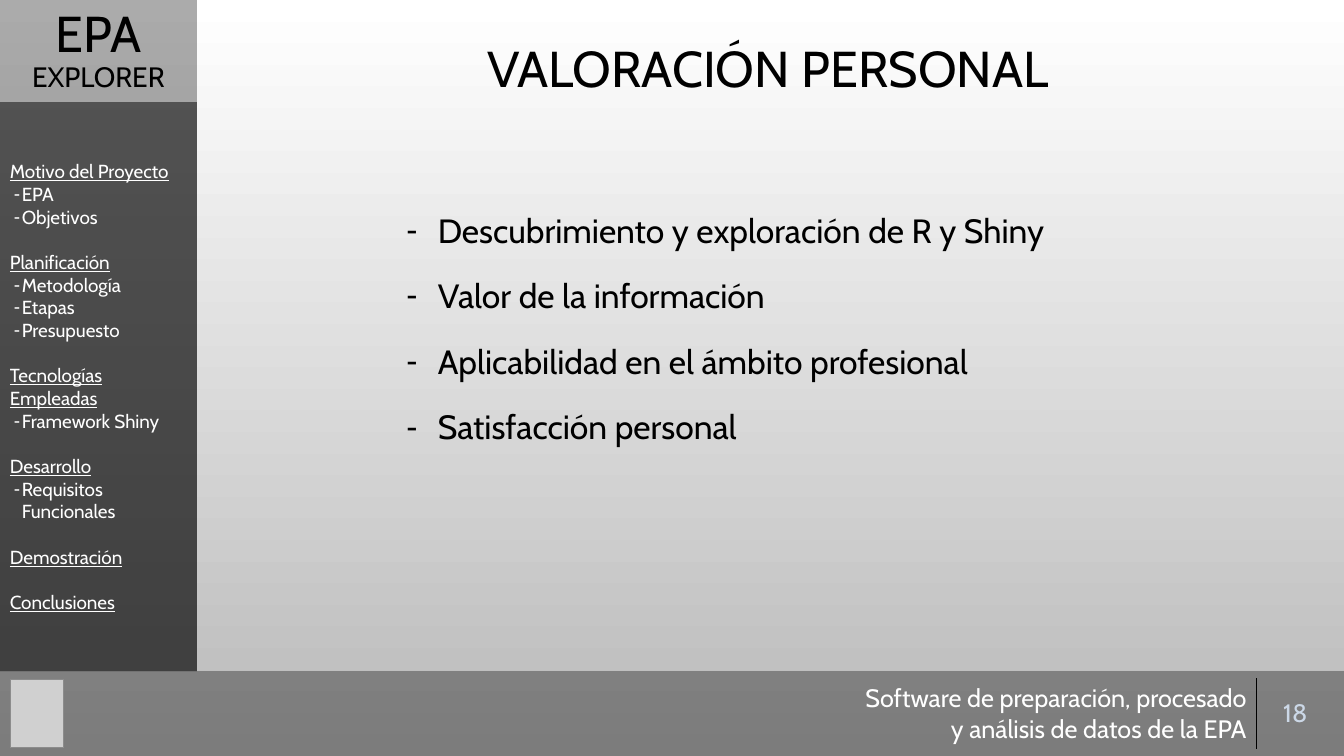
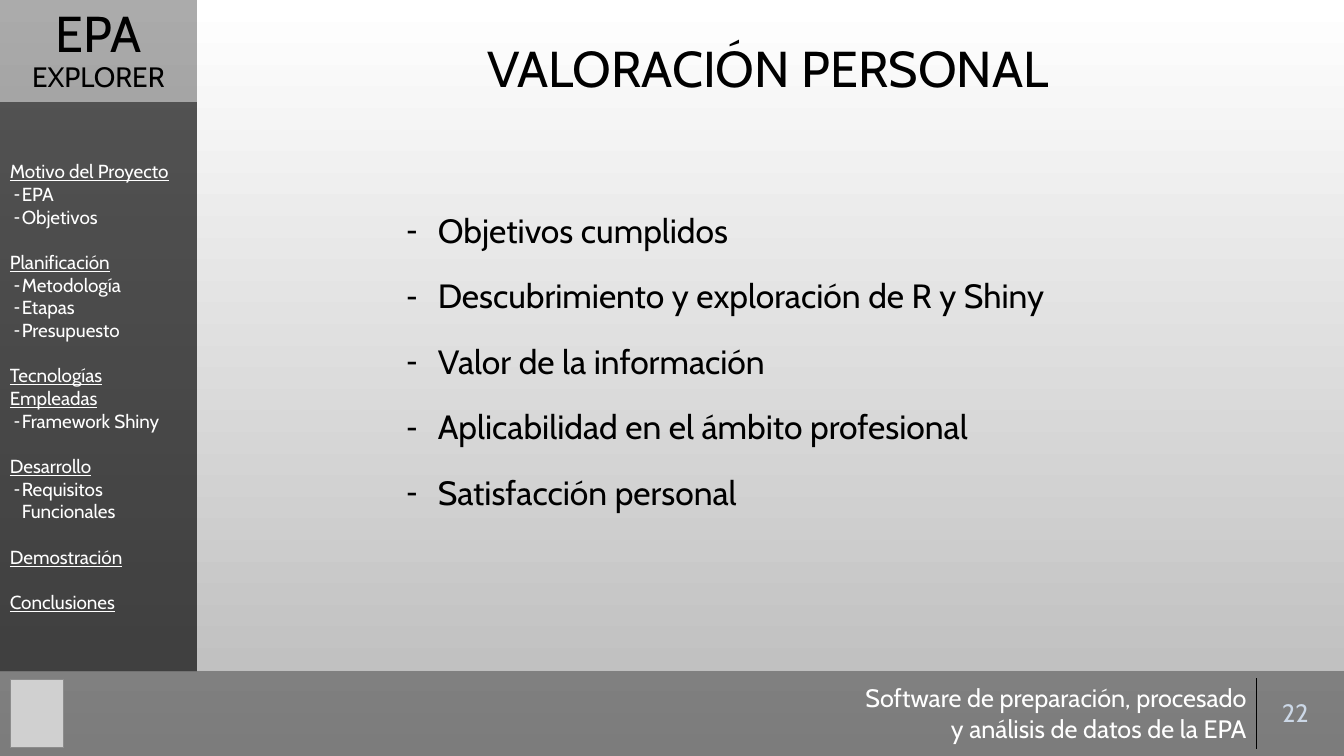
Before and after one commit to Gaulent/epa_explorer, a slide deck: slide 22 of mem/presentacion.pptx (slide 18 before the commit). Drawn at 1344x756 pixels with LibreOffice and Linux fonts; fonts in the diff are those of the drawing; grey boxes stand for pictures; background and template pictures are left out. Boxes give left, top, right and bottom in pixels: in the first picture for what was removed or moved away, otherwise in the second. Text is boxed around its words. In the diff, an @@ line names an element or a change of style, - is before the commit and + after.

```diff
--- a/mem/presentacion.pptx
+++ b/mem/presentacion.pptx
@@ text at (x1=438, y1=217, x2=728, y2=251): paragraph added @@
+– Objetivos cumplidos
@@ table at (x1=846, y1=679, x2=1335, y2=749) @@
-row 1, column 2: 18
+row 1, column 2: 22
```
Also in this commit, not shown: 11 other slides changed, 5 slides added.
